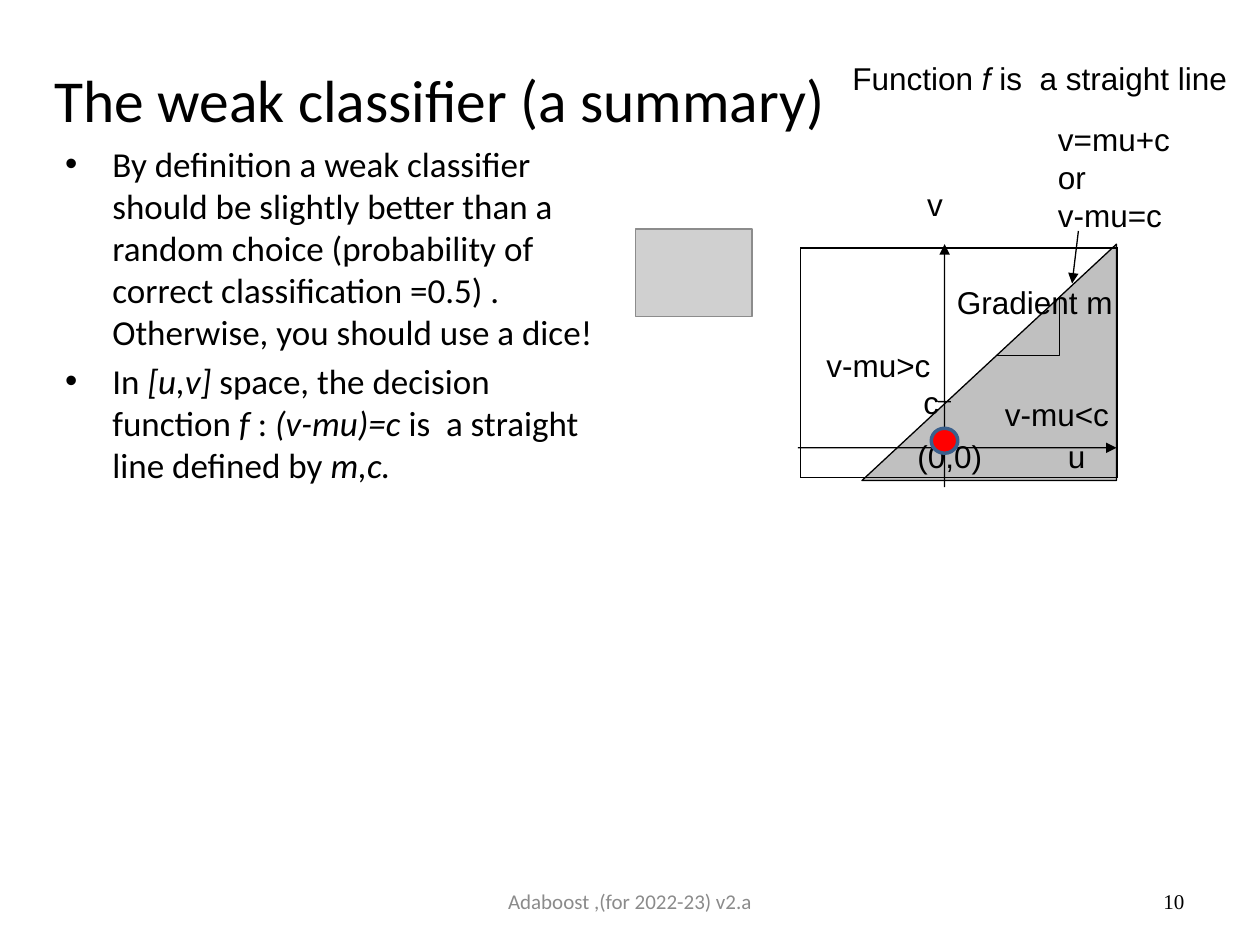
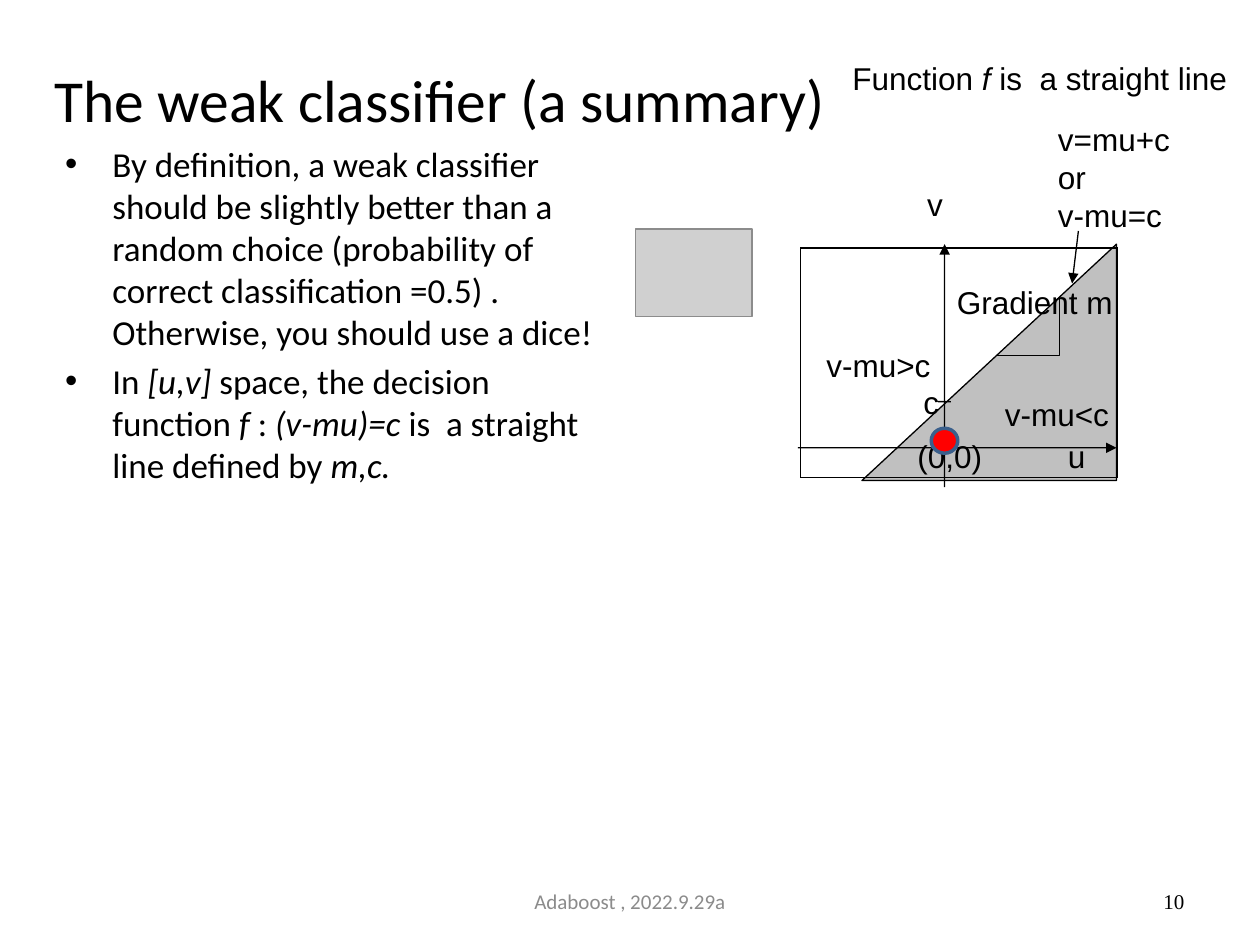
Before and after one commit to JoseHung/Speech-Recognition, a slide deck: slide 10 of slides/5707_06_adaboost.pptx. Drawn at 1260x945 pixels with LibreOffice and Linux fonts; fonts in the diff are those of the drawing; grey boxes stand for pictures. Boxes give left, top, right and bottom in pixels: in the first picture for what was removed or moved away, otherwise in the second. Text is boxed around its words. In the diff, an @@ line names an element or a change of style, - is before the commit and + after.

```diff
--- a/slides/5707_06_adaboost.pptx
+++ b/slides/5707_06_adaboost.pptx
@@ text at [112,152,592,351]: text changed @@
-• By definition a weak classifier should be slightly better than a random choice (probability of correct classification =0.5) . Otherwise, you should use a dice!
+• By definition, a weak classifier should be slightly better than a random choice (probability of correct classification =0.5) . Otherwise, you should use a dice!
@@ text at [534,894,725,909]: text changed @@
-Adaboost ,(for 2022-23) v2.a
+Adaboost , 2022.9.29a
```
Also in this commit, not shown: 80 other slides changed, 9 slides added, 2 slides removed, 1 other file.
